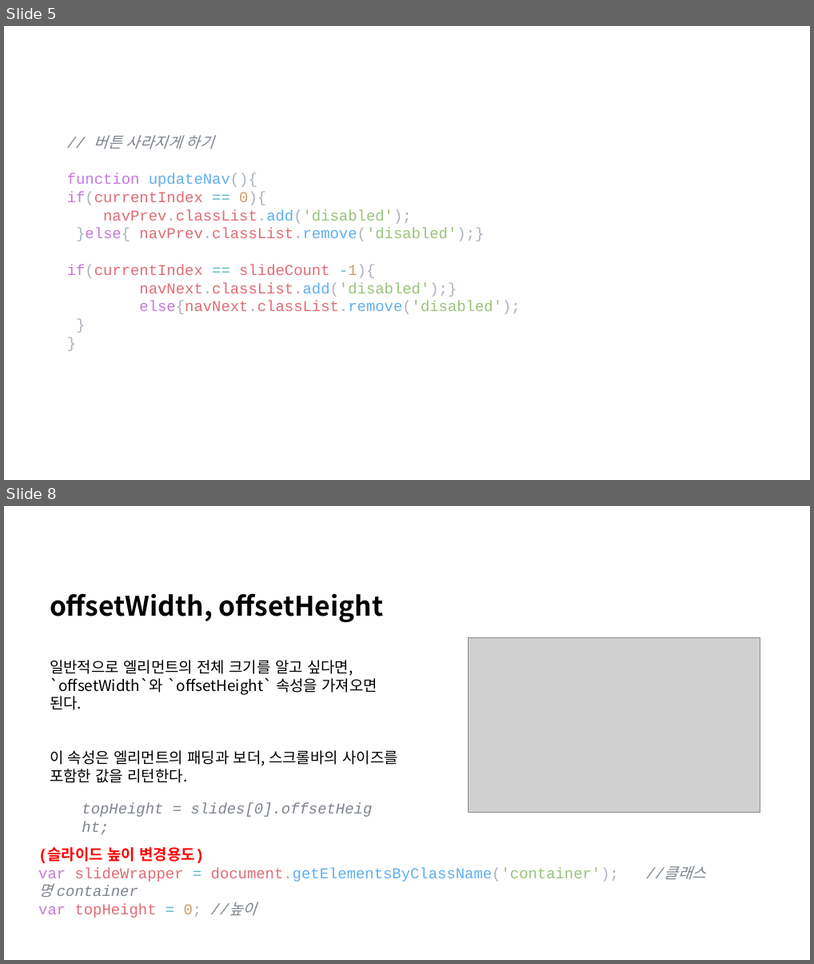
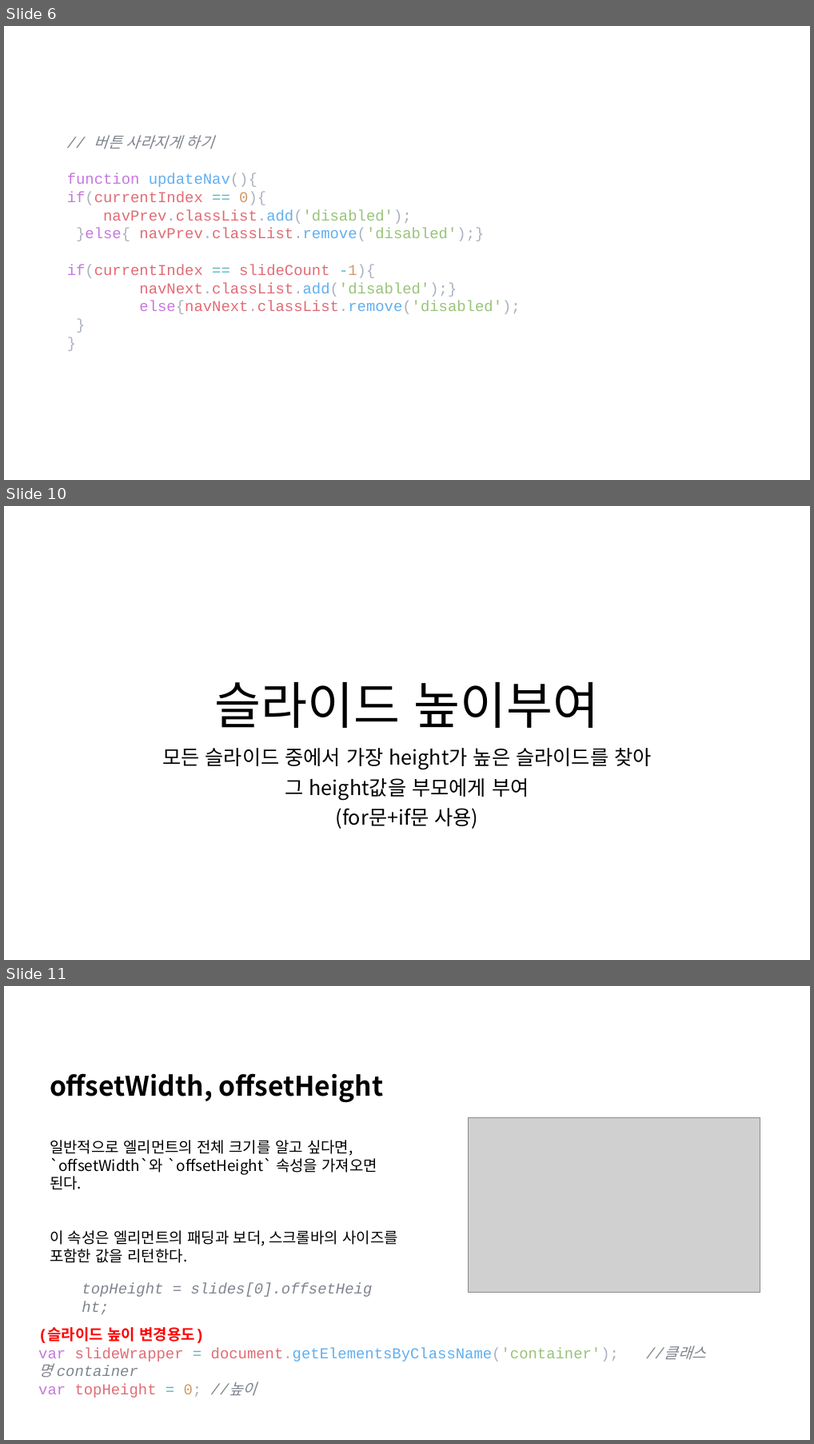
Before and after one commit to lsh58/Javascript, a slide deck: study/ex03_제작/추가내용.pptx. Shown one above the other, each under a label of ours: slides 5 and 8 before the commit, slides 6, 10 and 11 after it; the slides between them are not shown. The pictures are 814x964 and 814x1444 pixels, drawn with LibreOffice and Linux fonts; fonts in the diff are those of the drawing; grey boxes stand for pictures. Boxes give left, top, right and bottom in pixels: in the first picture for what was removed or moved away, otherwise in the second. Text is boxed around its words. In the diff, an @@ line names an element or a change of style, - is before the commit and + after.

```diff
--- a/study/ex03_제작/추가내용.pptx
+++ b/study/ex03_제작/추가내용.pptx
@@ slide 10 added at (4,506,810,960), background #FFFFFF @@
@@ title added at (214,682,600,728), 60 pt, text #000000 @@
+슬라이드 높이부여
@@ subtitle added at (162,748,651,828), 24 pt, text #000000 @@
+모든 슬라이드 중에서 가장 height가 높은 슬라이드를 찾아
+그 height값을 부모에게 부여
+(for문+if문 사용)
@@ what was slide 5 is now slide 6 @@
@@ what was slide 8 is now slide 11 @@
```
Also in this commit, not shown: 2 slides changed, 5 other slides added, 2 slides removed.
